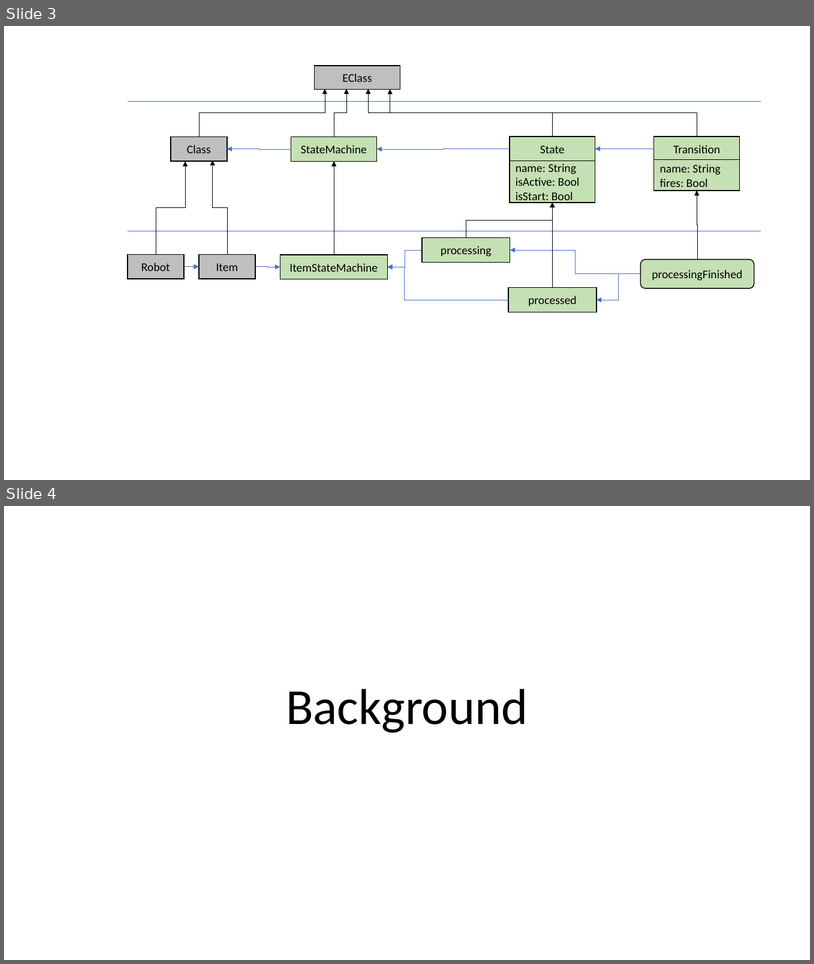
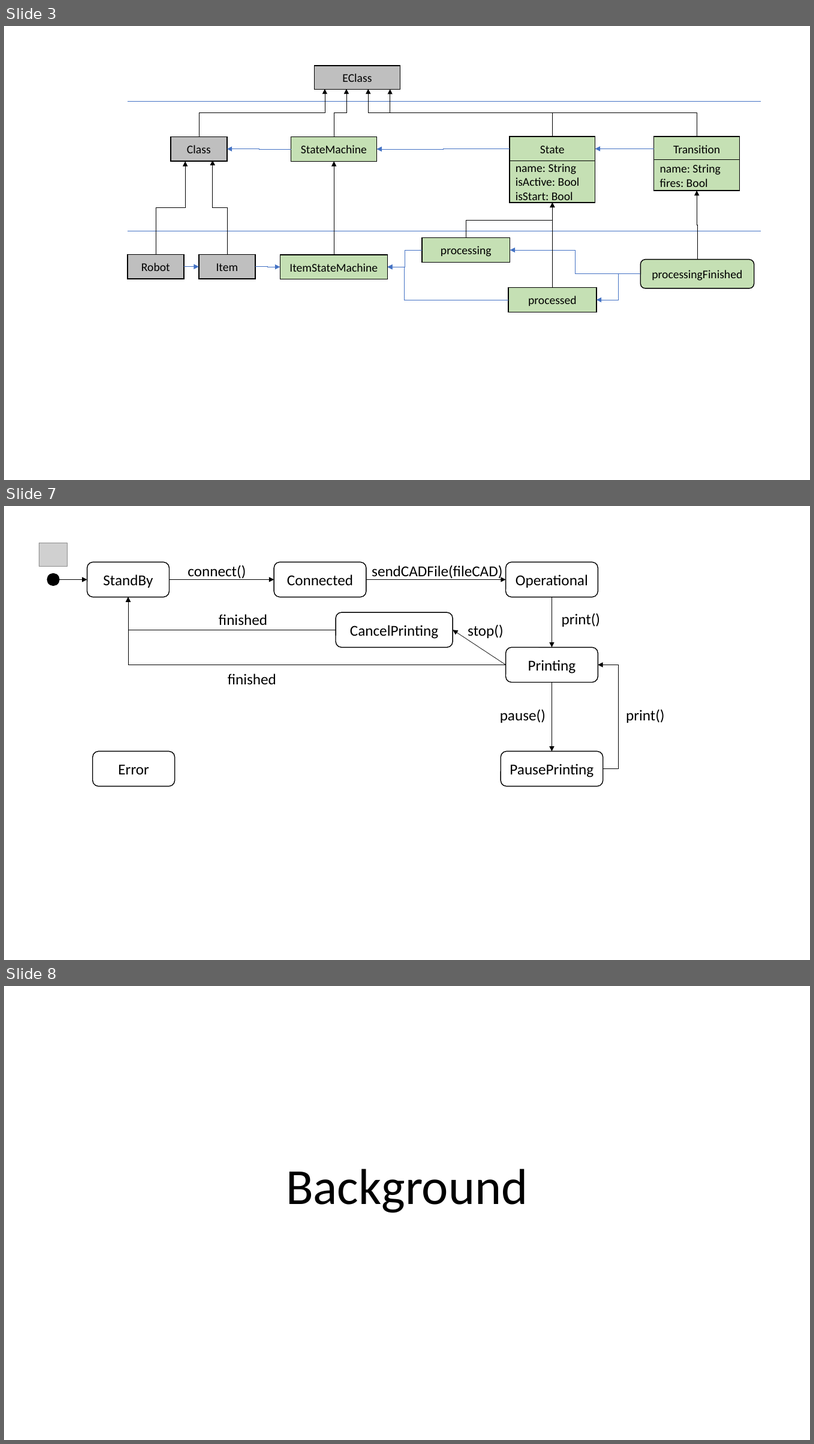
Before and after one commit to cdl-mint/at-journal, a slide deck: figures/2022_AT_Figures.pptx. Shown one above the other, each under a label of ours: slides 3 and 4 before the commit, slides 3, 7 and 8 after it; the slides between them are not shown. The pictures are 814x964 and 814x1444 pixels, drawn with LibreOffice and Linux fonts; fonts in the diff are those of the drawing; grey boxes stand for pictures. Boxes give left, top, right and bottom in pixels: in the first picture for what was removed or moved away, otherwise in the second. Text is boxed around its words. In the diff, an @@ line names an element or a change of style, - is before the commit and + after.

```diff
--- a/figures/2022_AT_Figures.pptx
+++ b/figures/2022_AT_Figures.pptx
@@ slide 7 added at (4,506,810,960), background #FFFFFF @@
@@ picture added at (39,543,68,567) @@
@@ ellipse added at (48,574,60,586), fill #000000, outline #000000 1 pt @@
@@ rounded rectangle added at (87,562,170,597), outline #000000 1 pt, 18 pt, text #000000 @@
+StandBy
@@ text added at (188,565,246,580), 18 pt, text #000000 @@
+connect()
@@ rounded rectangle added at (275,562,366,597), outline #000000 1 pt, 18 pt, text #000000 @@
+Connected
@@ text added at (372,565,503,580), 18 pt, text #000000 @@
+sendCADFile(fileCAD)
@@ rounded rectangle added at (506,562,598,597), outline #000000 1 pt, 18 pt, text #000000 @@
+Operational
@@ arrow added from (59, 580) to (87, 580), #000000 0.5 pt @@
@@ arrow added from (169, 580) to (275, 580), #000000 0.5 pt @@
@@ arrow added from (366, 580) to (506, 580), #000000 0.5 pt @@
@@ elbow arrow added from (506, 664) to (128, 597), #000000 0.5 pt @@
@@ elbow arrow added from (336, 630) to (128, 597), #000000 0.5 pt @@
@@ rounded rectangle added at (336,612,453,648), outline #000000 1 pt, 18 pt, text #000000 @@
+CancelPrinting
@@ arrow added from (552, 597) to (552, 647), #000000 0.5 pt @@
@@ text added at (562,613,600,627), 18 pt, text #000000 @@
+print()
@@ text added at (219,614,267,625), 18 pt, text #000000 @@
+finished
@@ arrow added from (506, 664) to (453, 630), #000000 0.5 pt @@
@@ text added at (468,624,503,638), 18 pt, text #000000 @@
+stop()
@@ rounded rectangle added at (506,647,598,682), outline #000000 1 pt, 18 pt, text #000000 @@
+Printing
@@ elbow arrow added from (603, 769) to (598, 664), #000000 0.5 pt @@
@@ text added at (228,673,276,685), 18 pt, text #000000 @@
+finished
@@ arrow added from (552, 682) to (552, 751), #000000 0.5 pt @@
@@ text added at (500,709,546,723), 18 pt, text #000000 @@
+pause()
@@ text added at (626,709,665,723), 18 pt, text #000000 @@
+print()
@@ rounded rectangle added at (93,751,175,786), outline #000000 1 pt, 18 pt, text #000000 @@
+Error
@@ rounded rectangle added at (501,751,603,786), outline #000000 1 pt, 18 pt, text #000000 @@
+PausePrinting
@@ what was slide 4 is now slide 8 @@
```
Also in this commit, not shown: 3 other slides added.
